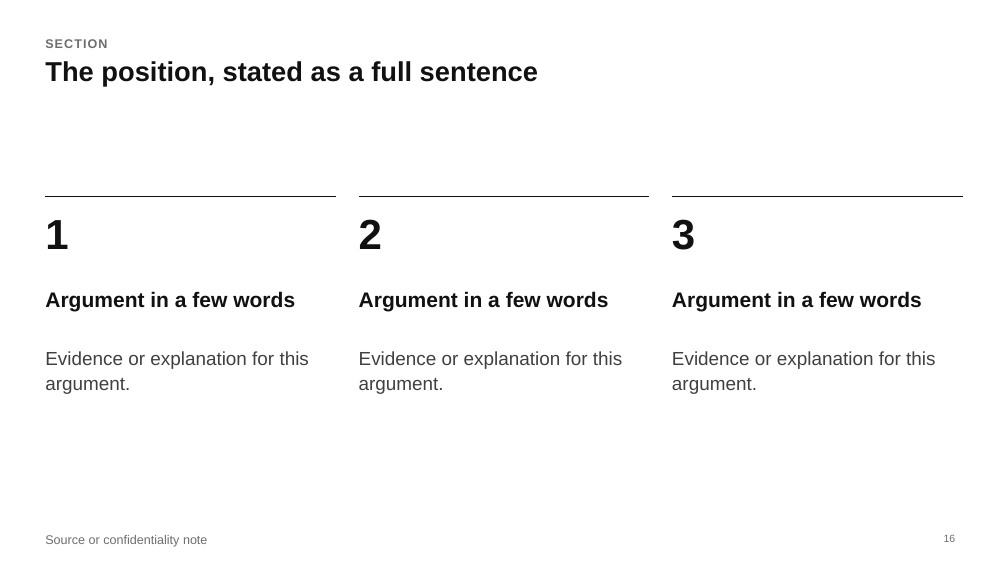
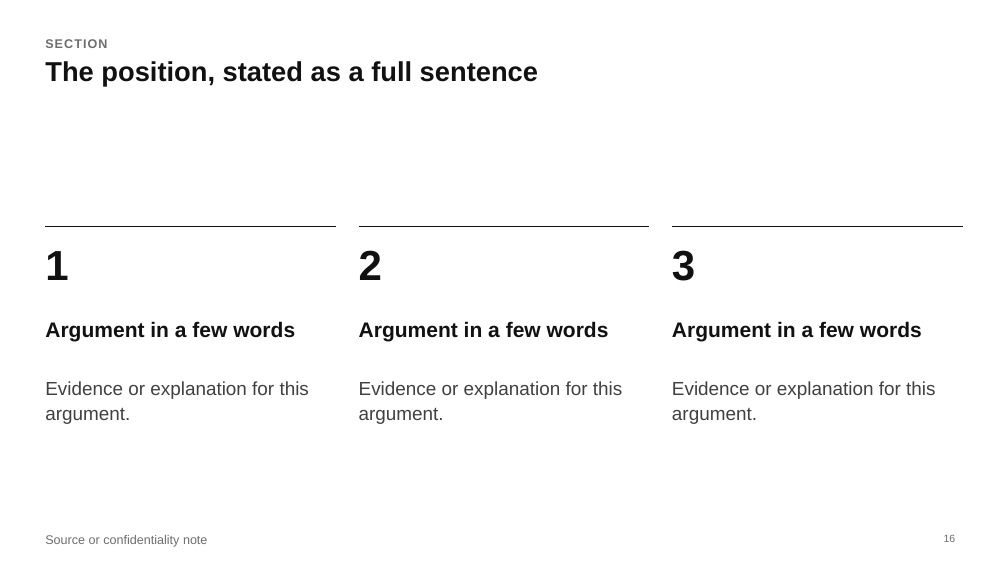
Before and after one commit to MaximeRumpler/Make_Clean_PPTX, a slide deck: slide 16 of skills/make-clean-pptx/assets/layouts.pptx. Drawn at 1008x567 pixels with LibreOffice and Linux fonts; fonts in the diff are those of the drawing. Boxes give left, top, right and bottom in pixels: in the first picture for what was removed or moved away, otherwise in the second. Text is boxed around its words. In the diff, an @@ line names an element or a change of style, - is before the commit and + after.

```diff
--- a/skills/make-clean-pptx/assets/layouts.pptx
+++ b/skills/make-clean-pptx/assets/layouts.pptx
@@ 9 texts, 3 lines: place and size @@
-9 texts, 3 lines at bbox=[45, 197, 963, 394]
+9 texts, 3 lines at bbox=[45, 227, 963, 424]
```
Also in this commit, not shown: 6 other slides changed, 12 other files.
